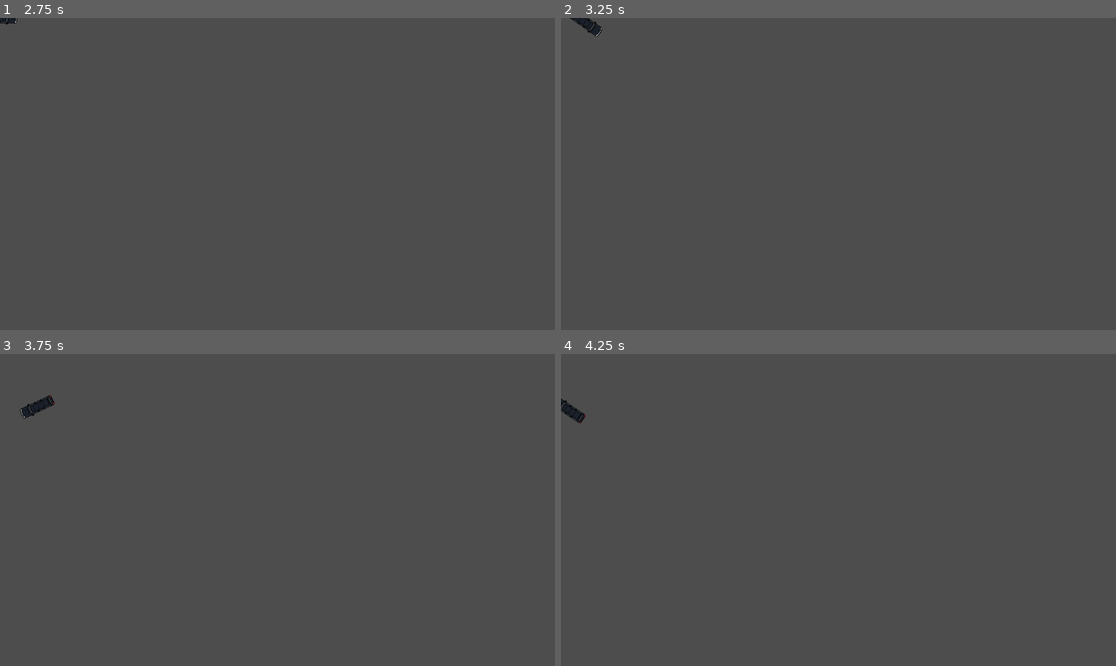
Above: before the commit, frames 1-4 (two rows, left to right).
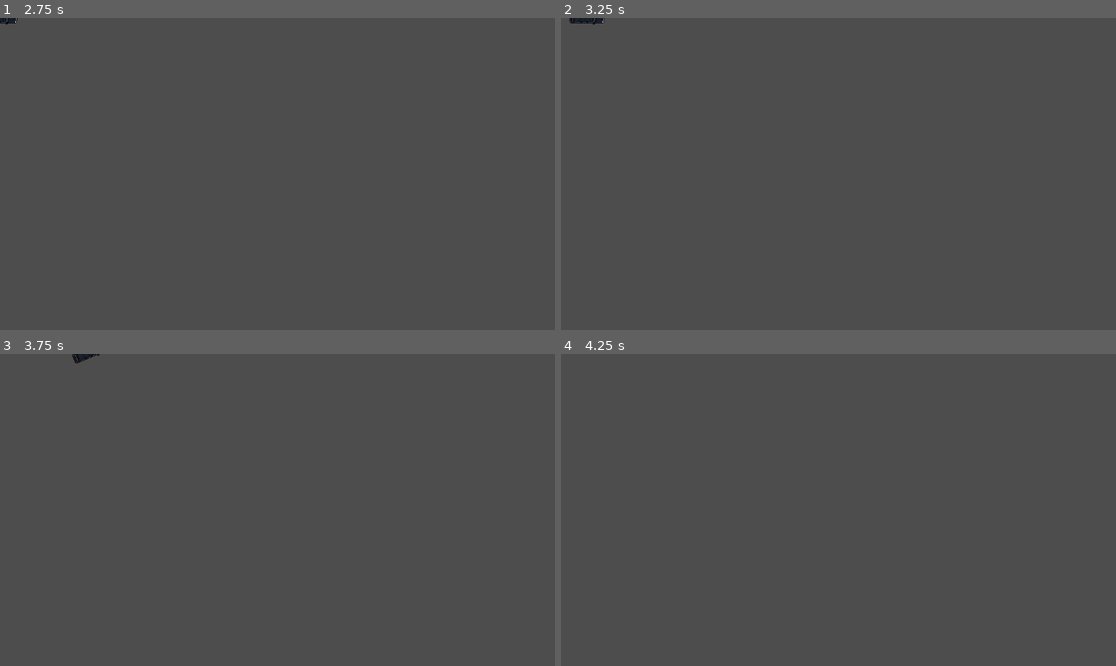
Above: after the commit, the same moments.

Repository: Vinnnnnnnie/LD58-trash-man
Game: Godot game, scene res://Actors/GarbageTruck.tscn
The game is run twice, just before and just after one commit, with the same random seed, the same clock (stepped at 60 frames per second) and the same inputs.
Inputs:
- Up to frame 1 (2.75 s): tap Enter at 0.5, 2 s; hold D (turn_right) 0.53-1.28 s; tap Space at 1.25 s; hold A (turn_left) 1.28-2.03 s; hold D (turn_right) from 2.03 s (still down)
- Up to frame 2 (3.25 s): tap Space at 2.75 s; release D (turn_right) at 2.78 s; hold W (forward) from 2.78 s (still down)
- Up to frame 3 (3.75 s): release W (forward) at 3.53 s; hold A (turn_left) from 3.53 s (still down)
- Up to frame 4 (4.25 s): keep holding A (turn_left)

Frame 1 is identical in both runs. In frame 2, 0.2% of the frame differs, in the area x 1-8%, y 0-7%; in frame 3, 0.3%, in the area x 3-19%, y 0-21%; in frame 4, 0.2%.

Commit message:
Garbage truck drifting working

Diff:
--- a/Actors/GarbageTruck.tscn
+++ b/Actors/GarbageTruck.tscn
@@ -6,16 +6,16 @@
 script/source = "extends CharacterBody2D
 
 @export var wheel_base = 70
-@export var steering_angle = 15
-@export var speed = 300.0
+@export var steering_angle = 30
+@export var speed = 800
 @export var acceleration_power = 600
 @export var friction = -55
 @export var drag = -0.06
 @export var braking = -450
 @export var max_speed_reverse = 250
 var slip_speed = 400  # Speed where traction is reduced
-var traction_fast = 2.5 # High-speed traction
-var traction_slow = 10  # Low-speed traction
+var traction_fast = 0.5 # High-speed traction
+var traction_slow = 5  # Low-speed traction
 
 var acceleration = Vector2.ZERO
 var steer_direction
@@ -27,7 +27,7 @@
 	apply_friction(delta)
 	new_calculate_steering(delta)
 	velocity += acceleration * delta
-
+	print('Velocity',velocity)
 	# As good practice, you should replace UI actions with custom gameplay actions.
 	move_and_slide()
 func apply_friction(delta):
@@ -51,7 +51,14 @@
 	rear_wheel += velocity * delta
 	front_wheel += velocity.rotated(steer_direction) * delta
 
-	var new_heading = rear_wheel.direction_to(front_wheel)
+	var traction = traction_slow
+
+	var wheel_direction = rear_wheel.direction_to(front_wheel)
+	if velocity.length() > slip_speed:
+		traction = traction_fast
+		print(wheel_direction)
+		wheel_direction = 1.1 * wheel_direction
+	var new_heading = wheel_direction
 	var d = new_heading.dot(velocity.normalized())
 	if d > 0:
 		velocity = new_heading * velocity.length()
@@ -60,21 +67,32 @@
 	rotation = new_heading.angle()
 
 func new_calculate_steering(delta):
+	# Calculate the positions of the rear and front wheel
 	var rear_wheel = position - transform.x * wheel_base / 2.0
 	var front_wheel = position + transform.x * wheel_base / 2.0
+	# Advance the wheels' positions based on the current velocity, applying rotation to the front wheel
 	rear_wheel += velocity * delta
-	front_wheel += velocity.rotated(steering_angle) * delta
+	front_wheel += velocity.rotated(steer_direction) * delta
+	# Calculate the new heading based on the wheels' positions
 	var new_heading = rear_wheel.direction_to(front_wheel)
-	var d = new_heading.dot(velocity.normalized())
 
-	# choose which traction value to use - at lower speeds, slip should be low
+	# Choose the traction model based on the current speed
 	var traction = traction_slow
 	if velocity.length() > slip_speed:
 		traction = traction_fast
+
+	# Dot product represents how aligned the new heading is with the current velocity direction
+	var d = new_heading.dot(velocity.normalized())
+
+	# If not braking (d > 0), adjust the car velocity smoothly towards the new heading
 	if d > 0:
 		velocity = lerp(velocity, new_heading * velocity.length(), traction * delta)
+
+	# If braking (d < 0), reverse the direction and limit the speed
 	if d < 0:
 		velocity = -new_heading * min(velocity.length(), max_speed_reverse)
+
+	# Update the car's rotation to face in the direction of the new heading
 	rotation = new_heading.angle()
 
 
